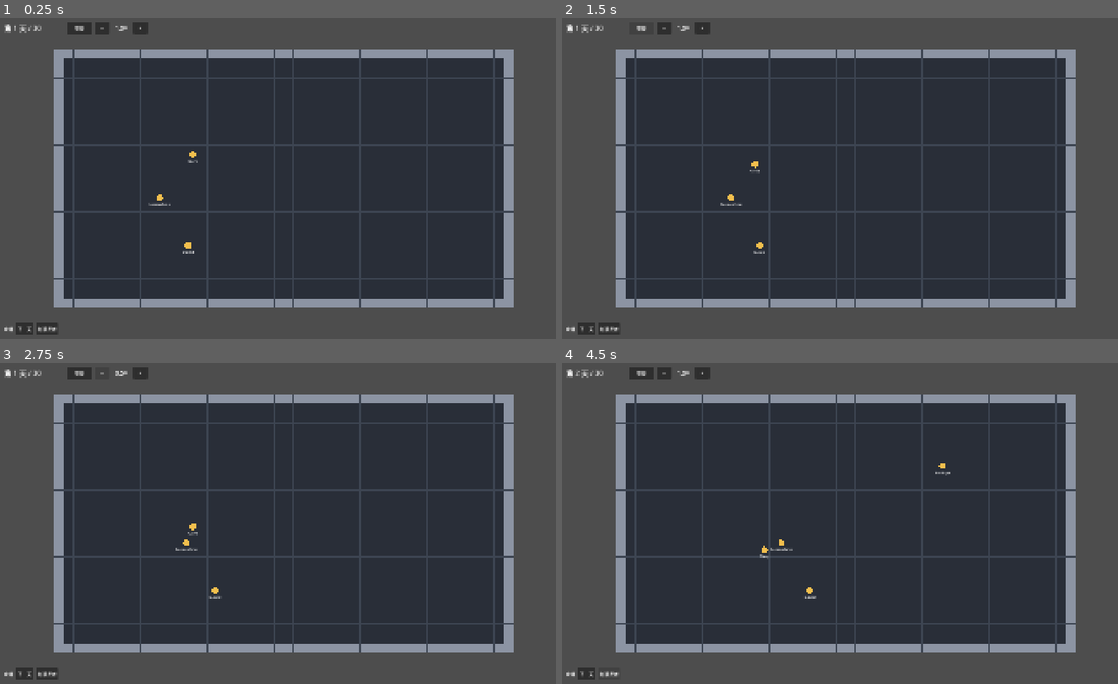
Above: before the commit, frames 1-4 (two rows, left to right).
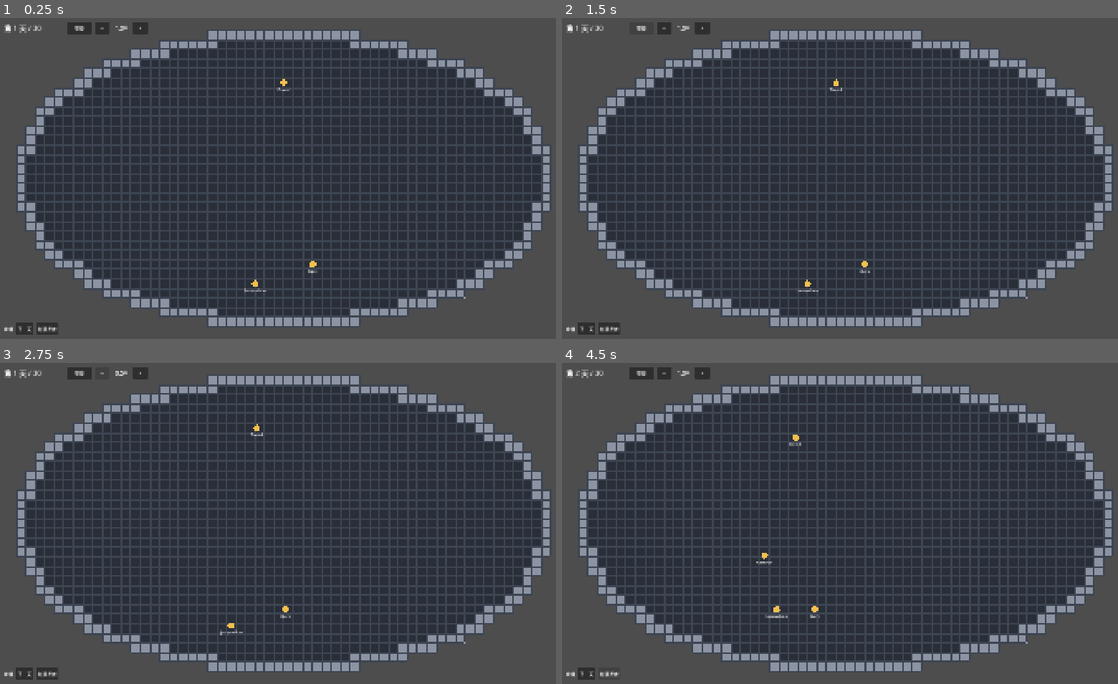
Above: after the commit, the same moments.

Repository: ntust-swe-project/group-AI
Game: Godot game, scene res://scenes/main.tscn
Two runs of this game, one before a commit and one after it. Both use one fixed random seed, a clock stepped at 60 frames per second and the inputs below.
Inputs:
- Up to frame 1 (0.25 s): no input
- Up to frame 2 (1.5 s): click "暫停" at 0.5 s; click "繼續" at 1.25 s
- Up to frame 3 (2.75 s): click "−" at 2 s
- Up to frame 4 (4.5 s): click "+" at 2.75 s; click "下一天" at 3.5 s; click "加殖民者" at 4.25 s

The runs differ from the first frame. In frame 1, 32% of the frame differs, in the area x 3-99%, y 4-96%; in frame 2, 32%; in frame 3, 32%; in frame 4, 32%.

Commit message:
feat(sim): build the station from rooms with an elliptical hall
StationGrid now has space, wall and floor cells. Rooms (rectangles,
ellipses) and corridors are laid as floor and walls form around them
automatically, so more rooms can be added later. The default hall is an
ellipse of 56x31 cells. The map skips space and draws each grid line once
as a thin line, so lines stay even when the window is scaled. Covers A7
and A11.

Co-Authored-By: Claude Opus 5.5 <noreply@anthropic.com>

Diff:
--- a/logic/station_grid.gd
+++ b/logic/station_grid.gd
@@ -1,48 +1,88 @@
 class_name StationGrid
 extends RefCounted
 
-## The station as a grid of floor and wall cells, with pathfinding.
-## Pure logic (SYSTEM.md S1); the scene decides how big a cell is on screen.
+## The station as a grid of cells, with pathfinding. Pure logic (SYSTEM.md S1);
+## the scene decides how big a cell is on screen.
+##
+## A new grid is all space. Rooms (rectangles, ellipses) and corridors are laid
+## on top as floor, and every space cell touching a floor cell, sideways or
+## diagonally, becomes wall. More rooms can be added later (feature 001, R3).
+## Keep rooms at least one cell inside the grid: there is no wall beyond the
+## edge, so floor on the edge would touch space directly.
 
-## Hall size in cells, outer wall included (Q4). With 32 px cells this is
-## 1536 x 864 px, about 64% of a 1920 x 1080 screen. Tune once it is on screen.
-const DEFAULT_HALL_SIZE := Vector2i(48, 27)
+enum Cell { SPACE, WALL, FLOOR }
+
+## Hall size in cells, outer wall included (Q4, A7). With 32 px cells the
+## elliptical floor covers about 60% of a 1920 x 1080 screen.
+const DEFAULT_HALL_SIZE := Vector2i(56, 31)
+
+const _NEIGHBOURS: Array[Vector2i] = [
+	Vector2i(-1, -1), Vector2i(0, -1), Vector2i(1, -1),
+	Vector2i(-1, 0), Vector2i(1, 0),
+	Vector2i(-1, 1), Vector2i(0, 1), Vector2i(1, 1),
+]
 
 var size: Vector2i
 
+var _cells: PackedByteArray
 var _astar := AStarGrid2D.new()
 
 
 func _init(grid_size: Vector2i) -> void:
 	size = grid_size
+	_cells.resize(size.x * size.y)
+	_cells.fill(Cell.SPACE)
 	_astar.region = Rect2i(Vector2i.ZERO, size)
 	_astar.diagonal_mode = AStarGrid2D.DIAGONAL_MODE_NEVER
 	_astar.update()
+	_astar.fill_solid_region(_astar.region, true)
 
 
-## One open hall surrounded by wall (feature 001, R3).
+## One elliptical hall filling the grid inside a one-cell margin for its wall.
 static func make_hall(grid_size: Vector2i = DEFAULT_HALL_SIZE) -> StationGrid:
 	var grid := StationGrid.new(grid_size)
-	for x in grid_size.x:
-		grid.set_wall(Vector2i(x, 0))
-		grid.set_wall(Vector2i(x, grid_size.y - 1))
-	for y in grid_size.y:
-		grid.set_wall(Vector2i(0, y))
-		grid.set_wall(Vector2i(grid_size.x - 1, y))
+	grid.add_room_ellipse(Rect2i(Vector2i.ONE, grid_size - Vector2i(2, 2)))
 	return grid
 
 
-func set_wall(cell: Vector2i, is_wall_cell: bool = true) -> void:
-	_astar.set_point_solid(cell, is_wall_cell)
+## Every cell in `rect` becomes floor. Also use it for corridors.
+func add_room_rect(rect: Rect2i) -> void:
+	var cells: Array[Vector2i] = []
+	for x in range(rect.position.x, rect.end.x):
+		for y in range(rect.position.y, rect.end.y):
+			cells.append(Vector2i(x, y))
+	_add_floor(cells)
 
 
-## Cells outside the grid count as wall.
+## Every cell whose centre lies inside the ellipse inscribed in `rect` becomes floor.
+func add_room_ellipse(rect: Rect2i) -> void:
+	var centre := Vector2(rect.position) + Vector2(rect.size) / 2.0
+	var radius := Vector2(rect.size) / 2.0
+	var cells: Array[Vector2i] = []
+	for x in range(rect.position.x, rect.end.x):
+		for y in range(rect.position.y, rect.end.y):
+			var d := (Vector2(x, y) + Vector2(0.5, 0.5) - centre) / radius
+			if d.length_squared() <= 1.0:
+				cells.append(Vector2i(x, y))
+	_add_floor(cells)
+
+
+func set_wall(cell: Vector2i) -> void:
+	_set_kind(cell, Cell.WALL)
+
+
+func kind_of(cell: Vector2i) -> Cell:
+	if not _in_bounds(cell):
+		return Cell.SPACE
+	return _cells[_index(cell)] as Cell
+
+
 func is_wall(cell: Vector2i) -> bool:
-	return not _astar.is_in_boundsv(cell) or _astar.is_point_solid(cell)
+	return kind_of(cell) == Cell.WALL
 
 
 func is_floor(cell: Vector2i) -> bool:
-	return _astar.is_in_boundsv(cell) and not _astar.is_point_solid(cell)
+	return kind_of(cell) == Cell.FLOOR
 
 
 func floor_cells() -> Array[Vector2i]:
@@ -60,3 +100,27 @@
 	if not is_floor(from) or not is_floor(to):
 		return []
 	return _astar.get_id_path(from, to)
+
+
+func _add_floor(cells: Array[Vector2i]) -> void:
+	for cell in cells:
+		if _in_bounds(cell):
+			_set_kind(cell, Cell.FLOOR)
+	for cell in cells:
+		for d in _NEIGHBOURS:
+			var next := cell + d
+			if _in_bounds(next) and kind_of(next) == Cell.SPACE:
+				_set_kind(next, Cell.WALL)
+
+
+func _set_kind(cell: Vector2i, kind: Cell) -> void:
+	_cells[_index(cell)] = kind
+	_astar.set_point_solid(cell, kind != Cell.FLOOR)
+
+
+func _in_bounds(cell: Vector2i) -> bool:
+	return cell.x >= 0 and cell.y >= 0 and cell.x < size.x and cell.y < size.y
+
+
+func _index(cell: Vector2i) -> int:
+	return cell.y * size.x + cell.x
--- a/scenes/station_map.gd
+++ b/scenes/station_map.gd
@@ -30,6 +30,31 @@
 	for x in grid.size.x:
 		for y in grid.size.y:
 			var cell := Vector2i(x, y)
-			var rect := Rect2(Vector2(cell) * CELL_SIZE, Vector2(CELL_SIZE, CELL_SIZE))
-			draw_rect(rect, WALL_COLOR if grid.is_wall(cell) else FLOOR_COLOR)
-			draw_rect(rect, LINE_COLOR, false, 1.0)
+			match grid.kind_of(cell):
+				StationGrid.Cell.FLOOR:
+					draw_rect(_cell_rect(cell), FLOOR_COLOR)
+				StationGrid.Cell.WALL:
+					draw_rect(_cell_rect(cell), WALL_COLOR)
+	_draw_grid_lines()
+
+
+## Each cell edge is drawn once. Width -1 draws a thin line that stays one
+## screen pixel wide however the window is scaled, so lines look even (A7).
+func _draw_grid_lines() -> void:
+	for x in grid.size.x + 1:
+		for y in grid.size.y + 1:
+			var corner := Vector2(x, y) * CELL_SIZE
+			# Left edge of cell (x, y): between (x - 1, y) and (x, y).
+			if _is_drawn(Vector2i(x - 1, y)) or _is_drawn(Vector2i(x, y)):
+				draw_line(corner, corner + Vector2(0, CELL_SIZE), LINE_COLOR, -1.0)
+			# Top edge of cell (x, y): between (x, y - 1) and (x, y).
+			if _is_drawn(Vector2i(x, y - 1)) or _is_drawn(Vector2i(x, y)):
+				draw_line(corner, corner + Vector2(CELL_SIZE, 0), LINE_COLOR, -1.0)
+
+
+func _is_drawn(cell: Vector2i) -> bool:
+	return grid.kind_of(cell) != StationGrid.Cell.SPACE
+
+
+func _cell_rect(cell: Vector2i) -> Rect2:
+	return Rect2(Vector2(cell) * CELL_SIZE, Vector2(CELL_SIZE, CELL_SIZE))
--- a/test/test_main_scene.gd
+++ b/test/test_main_scene.gd
@@ -13,8 +13,8 @@
 
 func test_builds_the_default_hall():
 	assert_eq(main.grid.size, StationGrid.DEFAULT_HALL_SIZE)
-	assert_true(main.grid.is_wall(Vector2i(0, 0)))
-	assert_false(main.grid.is_wall(Vector2i(1, 1)))
+	assert_eq(main.grid.kind_of(Vector2i(0, 0)), StationGrid.Cell.SPACE)
+	assert_true(main.grid.is_floor(StationGrid.DEFAULT_HALL_SIZE / 2))
 
 
 func test_map_draws_the_same_grid():
--- a/test/test_station_grid.gd
+++ b/test/test_station_grid.gd
@@ -1,6 +1,12 @@
 extends GutTest
 
-# A5 of docs/specs/features/001-base-skeleton.md
+# A5 and A11 of docs/specs/features/001-base-skeleton.md
+
+const NEIGHBOURS := [
+	Vector2i(-1, -1), Vector2i(0, -1), Vector2i(1, -1),
+	Vector2i(-1, 0), Vector2i(1, 0),
+	Vector2i(-1, 1), Vector2i(0, 1), Vector2i(1, 1),
+]
 
 
 func _is_four_way_step(a: Vector2i, b: Vector2i) -> bool:
@@ -15,23 +21,32 @@
 	assert_eq(path.front(), from)
 	assert_eq(path.back(), to)
 	for i in path.size():
-		assert_false(grid.is_wall(path[i]), "path goes through a wall at %s" % path[i])
+		assert_true(grid.is_floor(path[i]), "path leaves the floor at %s" % path[i])
 		if i > 0:
 			assert_true(_is_four_way_step(path[i - 1], path[i]), "jump between %s and %s" % [path[i - 1], path[i]])
 
 
-# 5x5, wall down column 2 except the bottom row:
+## A grid that is floor everywhere.
+func _open_grid(size: Vector2i) -> StationGrid:
+	var grid := StationGrid.new(size)
+	grid.add_room_rect(Rect2i(Vector2i.ZERO, size))
+	return grid
+
+
+# 5x5 floor, wall down column 2 except the bottom row:
 #   . . # . .
 #   . . # . .
 #   . . # . .
 #   . . # . .
 #   . . . . .
 func _grid_with_wall_column() -> StationGrid:
-	var grid := StationGrid.new(Vector2i(5, 5))
+	var grid := _open_grid(Vector2i(5, 5))
 	for y in 4:
 		grid.set_wall(Vector2i(2, y))
 	return grid
 
+
+# --- A5: pathfinding ---
 
 func test_path_goes_around_a_wall():
 	var grid := _grid_with_wall_column()
@@ -41,7 +56,7 @@
 
 
 func test_path_to_the_same_cell_has_length_one():
-	var grid := StationGrid.new(Vector2i(3, 3))
+	var grid := _open_grid(Vector2i(3, 3))
 	assert_eq(grid.find_path(Vector2i(1, 1), Vector2i(1, 1)), [Vector2i(1, 1)] as Array[Vector2i])
 
 
@@ -57,31 +72,82 @@
 
 
 func test_no_path_outside_the_grid():
-	var grid := StationGrid.new(Vector2i(3, 3))
+	var grid := _open_grid(Vector2i(3, 3))
 	assert_eq(grid.find_path(Vector2i(0, 0), Vector2i(5, 5)).size(), 0)
 
 
-func test_hall_has_walls_all_around_and_floor_inside():
-	var grid := StationGrid.make_hall(Vector2i(6, 4))
-	for x in 6:
-		assert_true(grid.is_wall(Vector2i(x, 0)))
-		assert_true(grid.is_wall(Vector2i(x, 3)))
-	for y in 4:
-		assert_true(grid.is_wall(Vector2i(0, y)))
-		assert_true(grid.is_wall(Vector2i(5, y)))
-	for x in range(1, 5):
-		for y in range(1, 3):
-			assert_false(grid.is_wall(Vector2i(x, y)))
+func test_outside_the_grid_is_space():
+	var grid := _open_grid(Vector2i(3, 3))
+	assert_eq(grid.kind_of(Vector2i(-1, 0)), StationGrid.Cell.SPACE)
+	assert_eq(grid.kind_of(Vector2i(3, 1)), StationGrid.Cell.SPACE)
+	assert_false(grid.is_floor(Vector2i(-1, 0)))
 
 
-func test_cells_outside_the_grid_count_as_wall():
-	var grid := StationGrid.new(Vector2i(3, 3))
-	assert_true(grid.is_wall(Vector2i(-1, 0)))
-	assert_true(grid.is_wall(Vector2i(3, 1)))
-	assert_false(grid.is_wall(Vector2i(2, 2)))
+func test_a_new_grid_is_all_space():
+	var grid := StationGrid.new(Vector2i(4, 3))
+	assert_eq(grid.floor_cells().size(), 0)
+	assert_eq(grid.kind_of(Vector2i(1, 1)), StationGrid.Cell.SPACE)
 
 
-func test_path_across_the_hall_stays_inside():
-	var grid := StationGrid.make_hall(Vector2i(10, 6))
-	var path := grid.find_path(Vector2i(1, 1), Vector2i(8, 4))
-	_assert_valid_path(grid, path, Vector2i(1, 1), Vector2i(8, 4))
+# --- A11: rooms ---
+
+func test_ellipse_room_is_floor_inside_but_not_in_its_corners():
+	var grid := StationGrid.new(Vector2i(12, 8))
+	grid.add_room_ellipse(Rect2i(1, 1, 10, 6))
+	assert_true(grid.is_floor(Vector2i(5, 3)), "centre is floor")
+	assert_true(grid.is_floor(Vector2i(1, 3)), "left tip is floor")
+	assert_false(grid.is_floor(Vector2i(1, 1)), "rect corner is outside the ellipse")
+	assert_eq(grid.kind_of(Vector2i(0, 0)), StationGrid.Cell.SPACE)
+
+
+func test_walls_hug_the_floor_and_nothing_else():
+	var grid := StationGrid.new(Vector2i(12, 8))
+	grid.add_room_ellipse(Rect2i(1, 1, 10, 6))
+	_assert_walls_hug_floor(grid)
+
+
+func test_default_hall_walls_hug_the_floor():
+	_assert_walls_hug_floor(StationGrid.make_hall())
+
+
+func _assert_walls_hug_floor(grid: StationGrid) -> void:
+	for x in grid.size.x:
+		for y in grid.size.y:
+			var cell := Vector2i(x, y)
+			var next_to_floor := false
+			for d in NEIGHBOURS:
+				if grid.is_floor(cell + d):
+					next_to_floor = true
+			match grid.kind_of(cell):
+				StationGrid.Cell.WALL:
+					assert_true(next_to_floor, "wall at %s touches no floor" % cell)
+				StationGrid.Cell.SPACE:
+					assert_false(next_to_floor, "floor at the edge of space near %s" % cell)
+
+
+func test_two_rooms_joined_by_a_corridor_are_reachable():
+	var grid := StationGrid.new(Vector2i(24, 10))
+	grid.add_room_ellipse(Rect2i(1, 1, 8, 8))
+	grid.add_room_rect(Rect2i(15, 2, 8, 6))
+	assert_eq(grid.find_path(Vector2i(5, 5), Vector2i(18, 5)).size(), 0, "not joined yet")
+	grid.add_room_rect(Rect2i(8, 5, 8, 1))  # corridor
+	_assert_valid_path(grid, grid.find_path(Vector2i(5, 5), Vector2i(18, 5)), Vector2i(5, 5), Vector2i(18, 5))
+
+
+func test_corridor_through_a_wall_turns_it_into_floor():
+	var grid := StationGrid.new(Vector2i(12, 6))
+	grid.add_room_rect(Rect2i(1, 1, 4, 4))
+	assert_eq(grid.kind_of(Vector2i(5, 2)), StationGrid.Cell.WALL)
+	grid.add_room_rect(Rect2i(5, 2, 3, 1))
+	assert_true(grid.is_floor(Vector2i(5, 2)))
+
+
+func test_default_hall_is_an_ellipse():
+	var grid := StationGrid.make_hall()
+	var centre := StationGrid.DEFAULT_HALL_SIZE / 2
+	var top := Vector2i(centre.x, 2)
+	var bottom := Vector2i(centre.x, StationGrid.DEFAULT_HALL_SIZE.y - 3)
+	assert_true(grid.is_floor(centre))
+	assert_eq(grid.kind_of(Vector2i(0, 0)), StationGrid.Cell.SPACE)
+	assert_eq(grid.kind_of(Vector2i(1, 1)), StationGrid.Cell.SPACE)
+	_assert_valid_path(grid, grid.find_path(top, bottom), top, bottom)
--- a/test/test_wanderer.gd
+++ b/test/test_wanderer.gd
@@ -9,32 +9,39 @@
 	return rng
 
 
+## A rectangular room filling the grid inside a one-cell wall.
+func _rect_hall(size: Vector2i) -> StationGrid:
+	var grid := StationGrid.new(size)
+	grid.add_room_rect(Rect2i(Vector2i.ONE, size - Vector2i(2, 2)))
+	return grid
+
+
 func _one_cell_of_time() -> float:
 	return 1.0 / Wanderer.CELLS_PER_SECOND
 
 
 func test_starts_on_its_start_cell():
-	var walker := Wanderer.new(StationGrid.make_hall(Vector2i(8, 6)), Vector2i(2, 2), _rng(1))
+	var walker := Wanderer.new(_rect_hall(Vector2i(8, 6)), Vector2i(2, 2), _rng(1))
 	assert_eq(walker.cell, Vector2i(2, 2))
 	assert_eq(walker.position(), Vector2(2, 2))
 
 
 func test_moves_one_cell_per_cell_of_time():
-	var walker := Wanderer.new(StationGrid.make_hall(Vector2i(8, 6)), Vector2i(2, 2), _rng(1))
+	var walker := Wanderer.new(_rect_hall(Vector2i(8, 6)), Vector2i(2, 2), _rng(1))
 	walker.advance(_one_cell_of_time())
 	var d := (walker.cell - Vector2i(2, 2)).abs()
 	assert_eq(d.x + d.y, 1)
 
 
 func test_position_is_between_cells_mid_step():
-	var walker := Wanderer.new(StationGrid.make_hall(Vector2i(8, 6)), Vector2i(2, 2), _rng(1))
+	var walker := Wanderer.new(_rect_hall(Vector2i(8, 6)), Vector2i(2, 2), _rng(1))
 	walker.advance(_one_cell_of_time() * 0.5)
 	assert_eq(walker.cell, Vector2i(2, 2), "has not arrived yet")
 	assert_almost_eq(walker.position().distance_to(Vector2(2, 2)), 0.5, 0.001)
 
 
 func test_never_stands_on_a_wall_and_never_jumps():
-	var grid := StationGrid.make_hall(Vector2i(10, 7))
+	var grid := _rect_hall(Vector2i(10, 7))
 	grid.set_wall(Vector2i(4, 2))
 	grid.set_wall(Vector2i(4, 3))
 	grid.set_wall(Vector2i(4, 4))
@@ -52,14 +59,14 @@
 
 
 func test_stays_put_when_there_is_nowhere_to_go():
-	var grid := StationGrid.make_hall(Vector2i(3, 3))  # a single floor cell
+	var grid := _rect_hall(Vector2i(3, 3))  # a single floor cell
 	var walker := Wanderer.new(grid, Vector2i(1, 1), _rng(1))
 	walker.advance(10.0)
 	assert_eq(walker.cell, Vector2i(1, 1))
 
 
 func test_floor_cells_are_exactly_the_hall_inside():
-	var floor_list := StationGrid.make_hall(Vector2i(6, 4)).floor_cells()
+	var floor_list := _rect_hall(Vector2i(6, 4)).floor_cells()
 	assert_eq(floor_list.size(), 4 * 2)
 	assert_does_not_have(floor_list, Vector2i(0, 0))
 	assert_has(floor_list, Vector2i(1, 1))
@@ -67,7 +74,7 @@
 
 
 func test_one_big_advance_equals_many_small_ones():
-	var grid := StationGrid.make_hall(Vector2i(10, 7))
+	var grid := _rect_hall(Vector2i(10, 7))
 	var big := Wanderer.new(grid, Vector2i(1, 1), _rng(3))
 	var small := Wanderer.new(grid, Vector2i(1, 1), _rng(3))
 	big.advance(_one_cell_of_time() * 3)
@@ -75,3 +82,11 @@
 		small.advance(_one_cell_of_time())
 	assert_eq(big.cell, small.cell)
 	assert_ne(big.cell, Vector2i(1, 1))
+
+
+func test_stays_on_the_floor_of_the_default_elliptical_hall():
+	var grid := StationGrid.make_hall()
+	var walker := Wanderer.new(grid, StationGrid.DEFAULT_HALL_SIZE / 2, _rng(11))
+	for i in 2000:
+		walker.advance(_one_cell_of_time() * 0.7)
+		assert_true(grid.is_floor(walker.cell), "left the floor at %s" % walker.cell)
